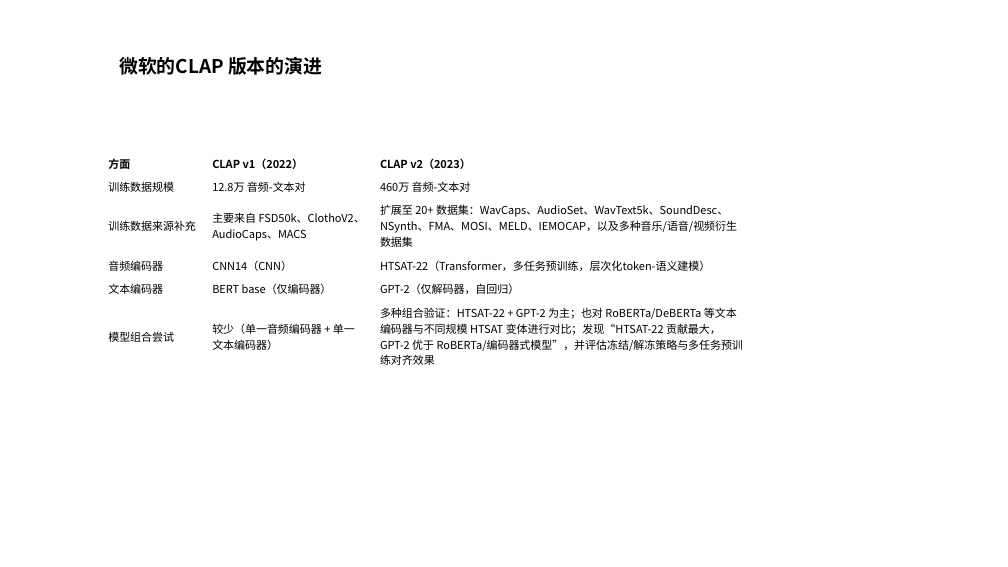
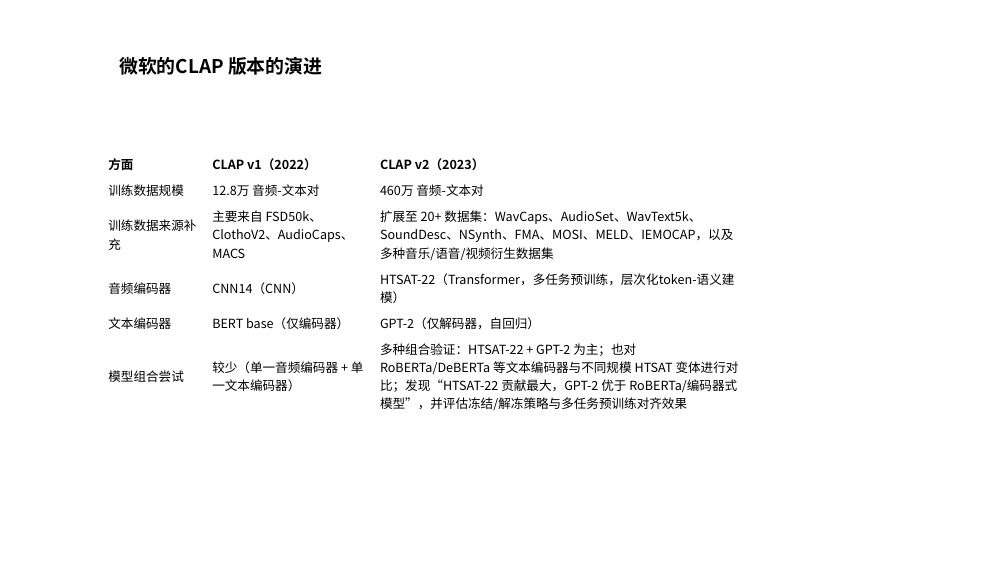
Before and after one commit to dongwhfdyer/utils_come, a slide deck: slide 4 of 论文调研.pptx (slide 5 before the commit). Drawn at 1008x567 pixels with LibreOffice and Linux fonts; fonts in the diff are those of the drawing. Boxes give left, top, right and bottom in pixels: in the first picture for what was removed or moved away, otherwise in the second. Text is boxed around its words. In the diff, an @@ line names an element or a change of style, - is before the commit and + after.

```diff
--- a/论文调研.pptx
+++ b/论文调研.pptx
@@ table at <box>101,151,752,414</box> @@
@@ size 10.5 to 12 pt @@
```
Also in this commit, not shown: 6 other slides changed, 5 slides added, 2 slides removed, 2 other files.
